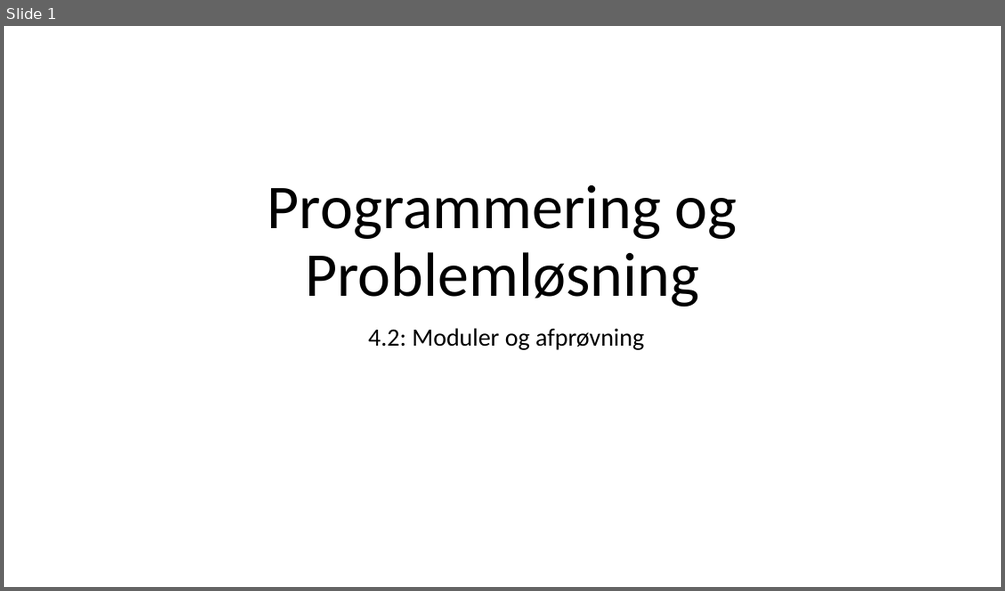
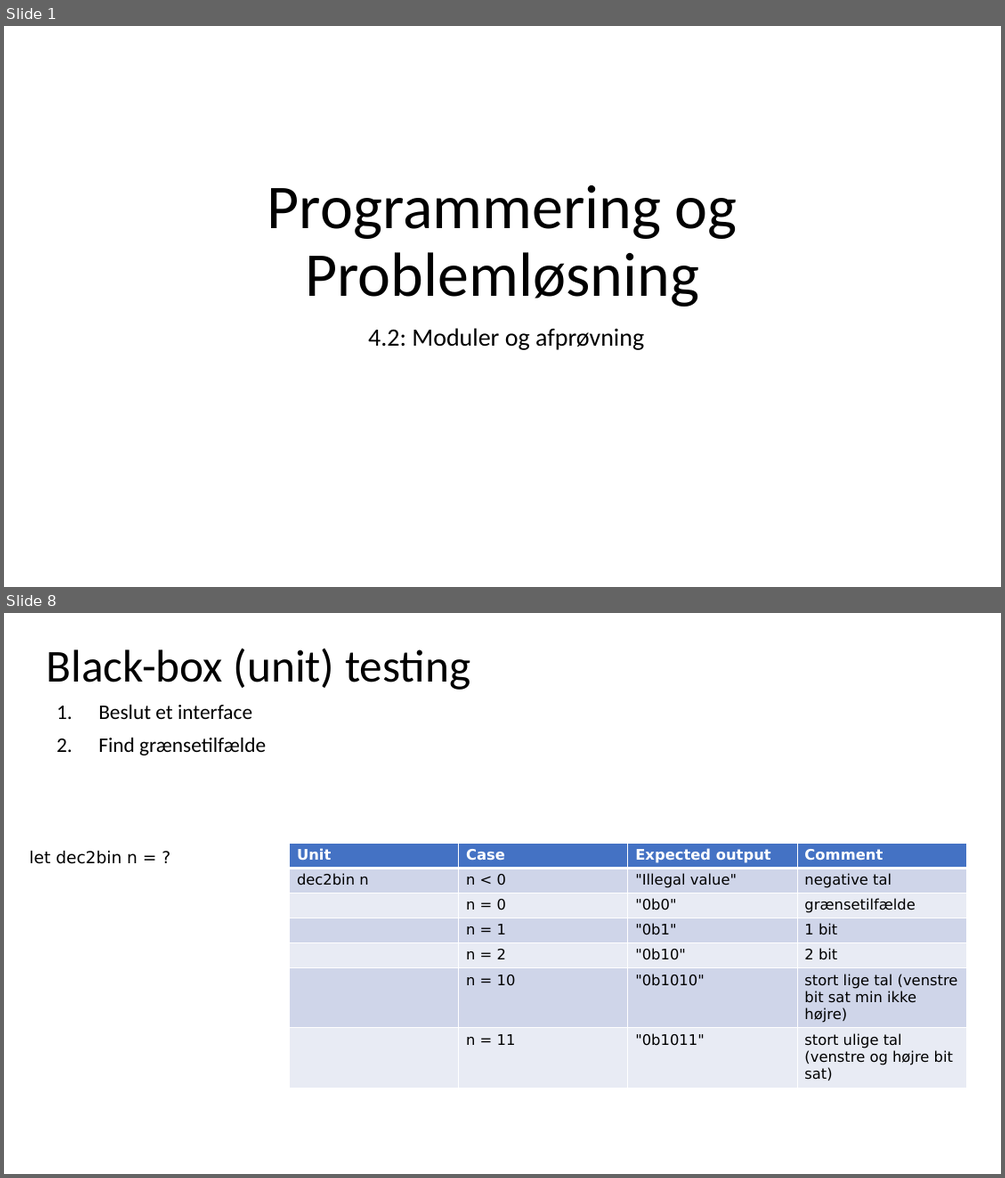
Before and after one commit to fisterloegsovs/pop22, a slide deck: lectures/4.2ModulesNTests/lecture.pptx. Shown one above the other, each under a label of ours: slide 1 before the commit, slides 1 and 8 after it; the slides between them are not shown. The pictures are 1005x591 and 1005x1178 pixels, drawn with LibreOffice and Linux fonts; fonts in the diff are those of the drawing. Boxes give left, top, right and bottom in pixels: in the first picture for what was removed or moved away, otherwise in the second. Text is boxed around its words. In the diff, an @@ line names an element or a change of style, - is before the commit and + after.

```diff
--- a/lectures/4.2ModulesNTests/lecture.pptx
+++ b/lectures/4.2ModulesNTests/lecture.pptx
@@ slide 8 added at bbox=[4, 613, 1001, 1174], background #FFFFFF @@
@@ title added at bbox=[47, 648, 470, 690], 44 pt, text #000000 @@
+Black-box (unit) testing
@@ text added at bbox=[98, 704, 266, 755], 20 pt, text #000000 @@
+1. Beslut et interface
+2. Find grænsetilfælde
@@ text added at bbox=[29, 850, 138, 864], 16 pt, text #000000 @@
+let dec2bin n = ?
@@ table added at bbox=[290, 844, 966, 1088], 7 rows, 4 columns @@
+Unit | Case | Expected output | Comment
+dec2bin n | n < 0 | "Illegal value" | negative tal
+ | n = 0 | "0b0" | grænsetilfælde
+ | n = 1 | "0b1" | 1 bit
+ | n = 2 | "0b10" | 2 bit
+ | n = 10 | "0b1010" | stort lige tal (venstre bit sat min ikke højre)
+ | n = 11 | "0b1011" | stort ulige tal (venstre og højre bit sat)
```
Also in this commit, not shown: 2 slides changed, 5 other slides added, 17 other files.
